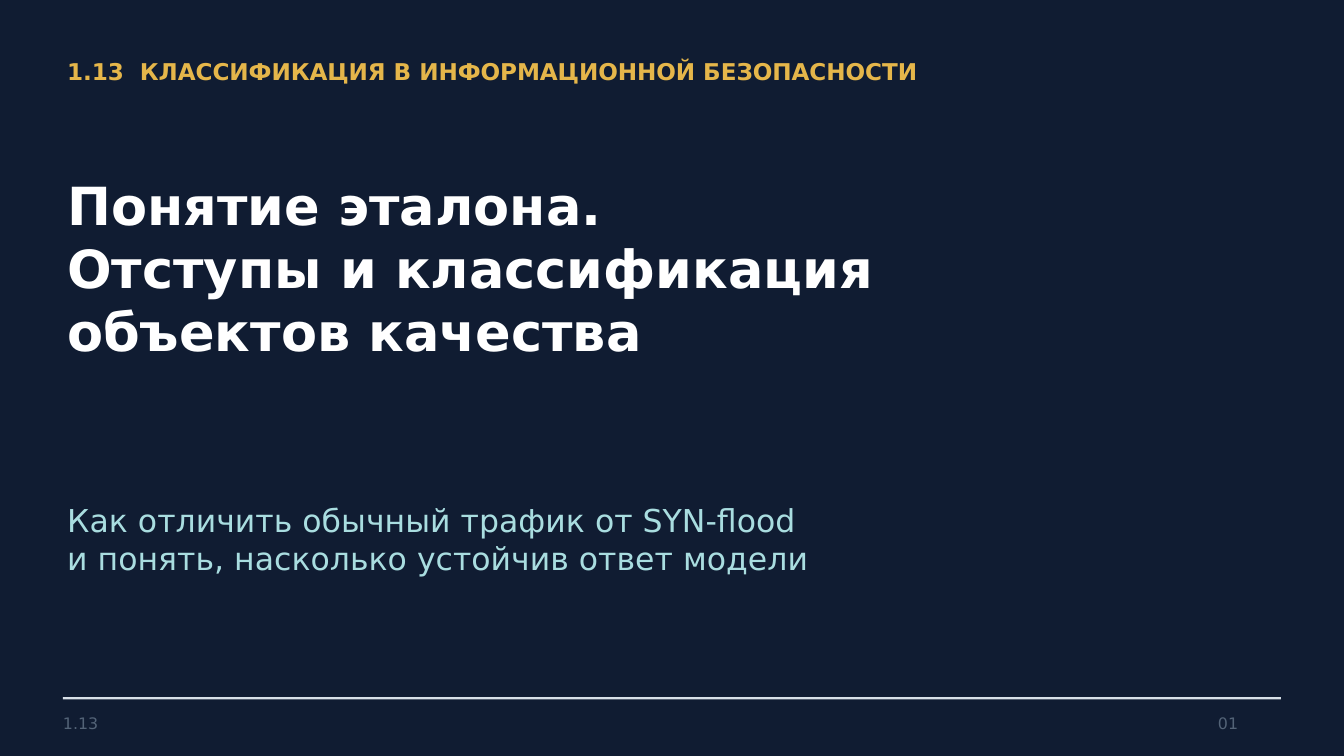
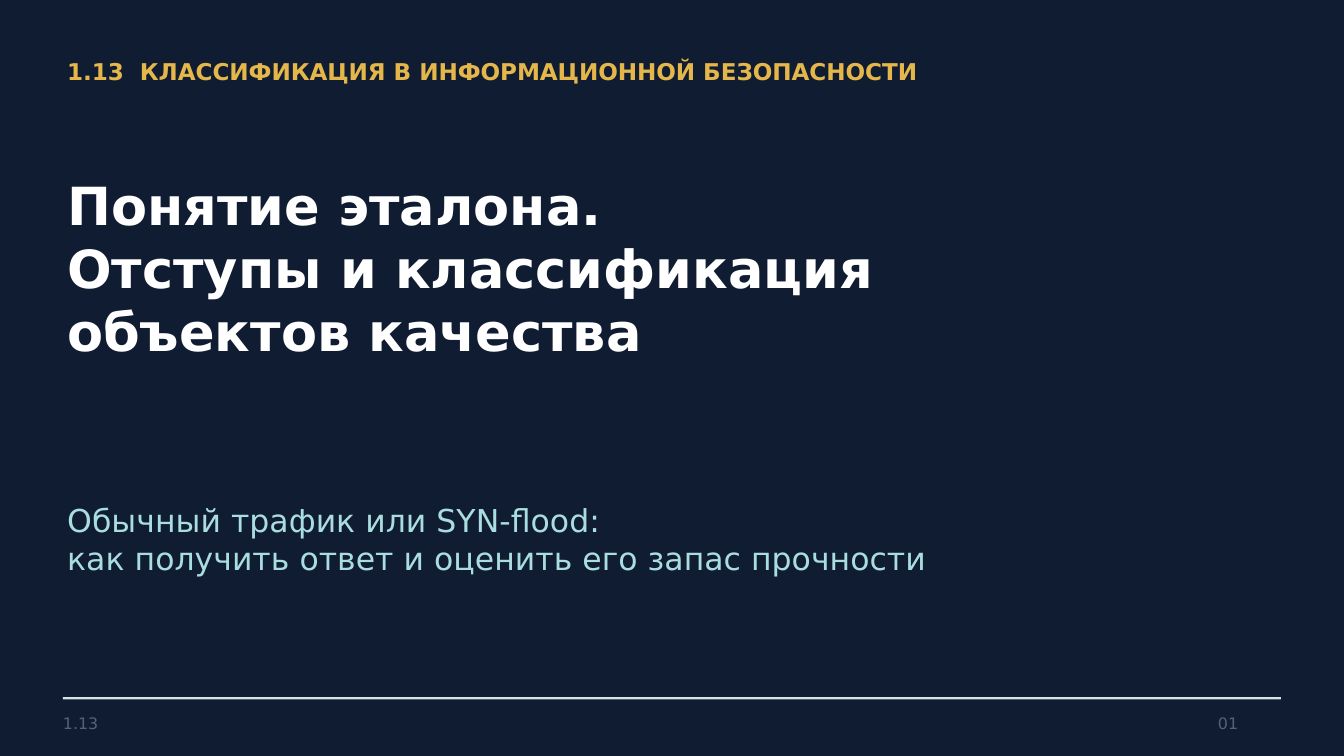
Before and after one commit to johnnilson664-sys/gis, a slide deck: slide 1 of presentations/1.13-etalony-otstupy/Etalony_otstupy_SYN_flood.pptx. Drawn at 1344x756 pixels with LibreOffice and Linux fonts; fonts in the diff are those of the drawing. Boxes give left, top, right and bottom in pixels: in the first picture for what was removed or moved away, otherwise in the second. Text is boxed around its words. In the diff, an @@ line names an element or a change of style, - is before the commit and + after.

```diff
--- a/presentations/1.13-etalony-otstupy/Etalony_otstupy_SYN_flood.pptx
+++ b/presentations/1.13-etalony-otstupy/Etalony_otstupy_SYN_flood.pptx
@@ text at [67, 507, 926, 577]: text changed @@
-Как отличить обычный трафик от SYN-flood
-и понять, насколько устойчив ответ модели
+Обычный трафик или SYN-flood:
+как получить ответ и оценить его запас прочности
```
Also in this commit, not shown: 8 other slides changed, 4 slides added, 15 slides removed, 5 other files.
